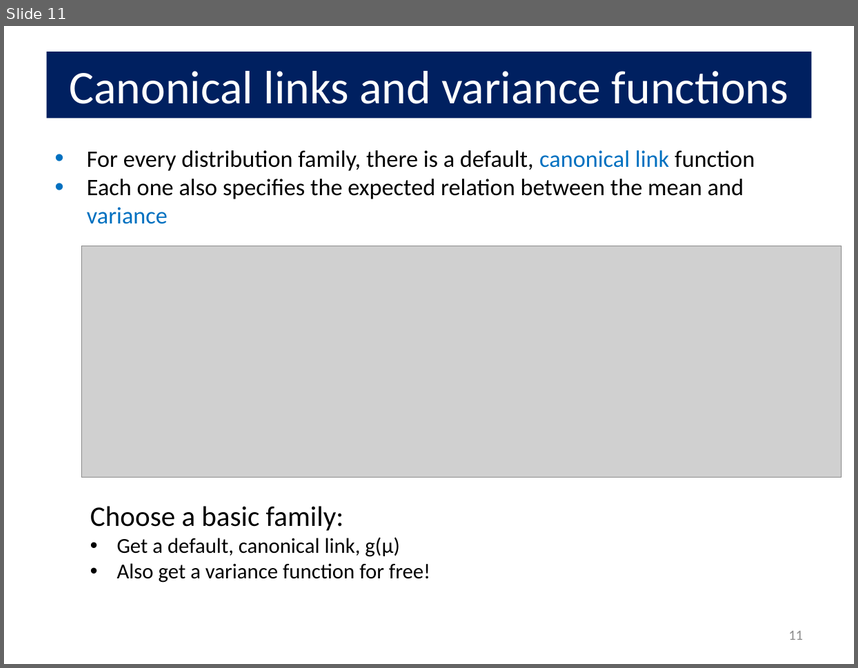
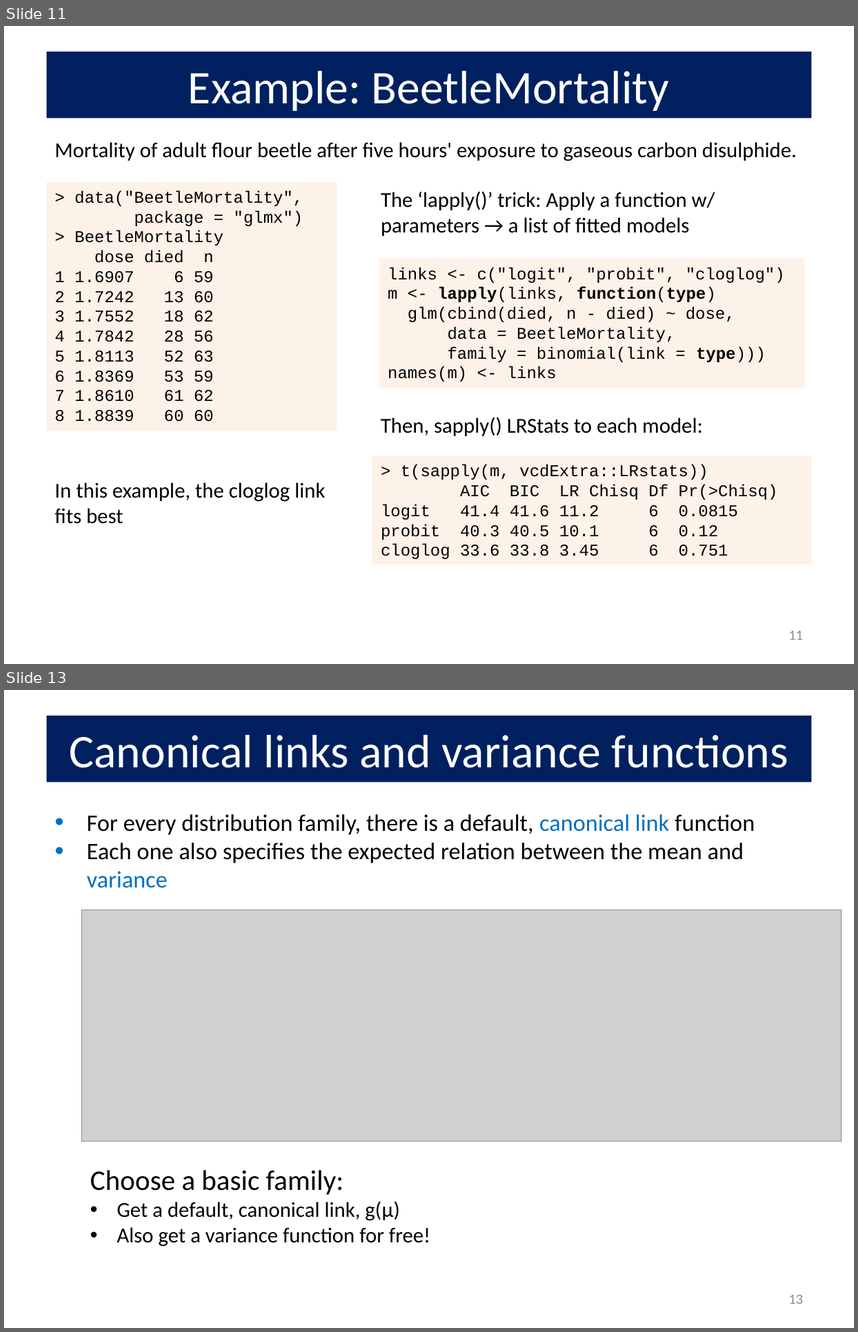
Before and after one commit to friendly/psy6136, a slide deck: lectures/09-CountData.pptx. Shown one above the other, each under a label of ours: slide 11 before the commit, slides 11 and 13 after it; the slides between them are not shown. The pictures are 858x668 and 858x1332 pixels, drawn with LibreOffice and Linux fonts; fonts in the diff are those of the drawing; grey boxes stand for pictures. Boxes give left, top, right and bottom in pixels: in the first picture for what was removed or moved away, otherwise in the second. Text is boxed around its words. In the diff, an @@ line names an element or a change of style, - is before the commit and + after.

Commit message:
update 09-CountData, tutorial

```diff
--- a/lectures/09-CountData.pptx
+++ b/lectures/09-CountData.pptx
@@ slide 11 added at <box>4,26,854,664</box>, background #FFFFFF @@
@@ title added at <box>47,52,811,118</box>, fill #002060, 39.6 pt, text #FFFFFF @@
+Example: BeetleMortality
@@ text added at <box>55,142,797,161</box>, 18 pt, text #000000 @@
+Mortality of adult flour beetle after five hours' exposure to gaseous carbon disulphide.
@@ rectangle added at <box>47,183,337,432</box>, fill #FDEADA at 60% opacity, 14 pt, text #000000 @@
+> data("BeetleMortality",
+package = "glmx")
+> BeetleMortality
+dose died n
+1 1.6907 6 59
+2 1.7242 13 60
+3 1.7552 18 62
+4 1.7842 28 56
+5 1.8113 52 63
+6 1.8369 53 59
+7 1.8610 61 62
+8 1.8839 60 60
@@ text added at <box>381,191,715,236</box>, 18 pt, text #000000 @@
+The ‘lapply()’ trick: Apply a function w/ parameters → a list of fitted models
@@ rectangle added at <box>380,259,805,388</box>, fill #FDEADA at 60% opacity, 14 pt, text #000000 @@
+links <- c("logit", "probit", "cloglog")
+m <- lapply(links, function(type)
+glm(cbind(died, n - died) ~ dose,
+data = BeetleMortality,
+family = binomial(link = type)))
+names(m) <- links
@@ text added at <box>381,417,703,436</box>, 18 pt, text #000000 @@
+Then, sapply() LRStats to each model:
@@ rectangle added at <box>372,455,811,564</box>, fill #FDEADA at 60% opacity, 14 pt, text #000000 @@
+> t(sapply(m, vcdExtra::LRstats))
+AIC BIC LR Chisq Df Pr(>Chisq)
+logit 41.4 41.6 11.2 6 0.0815
+probit 40.3 40.5 10.1 6 0.12
+cloglog 33.6 33.8 3.45 6 0.751
@@ text added at <box>55,482,325,523</box>, 18 pt, text #000000 @@
+In this example, the cloglog link
+fits best
@@ page number added at <box>789,630,803,639</box>, 12 pt, text #8C8C8C @@
+11
@@ what was slide 11 is now slide 13 @@
@@ page number at <box>789,1294,803,1303</box>: text changed @@
-11
+13
```
Also in this commit, not shown: 10 slides changed, 1 other slide added, 4 other files.
